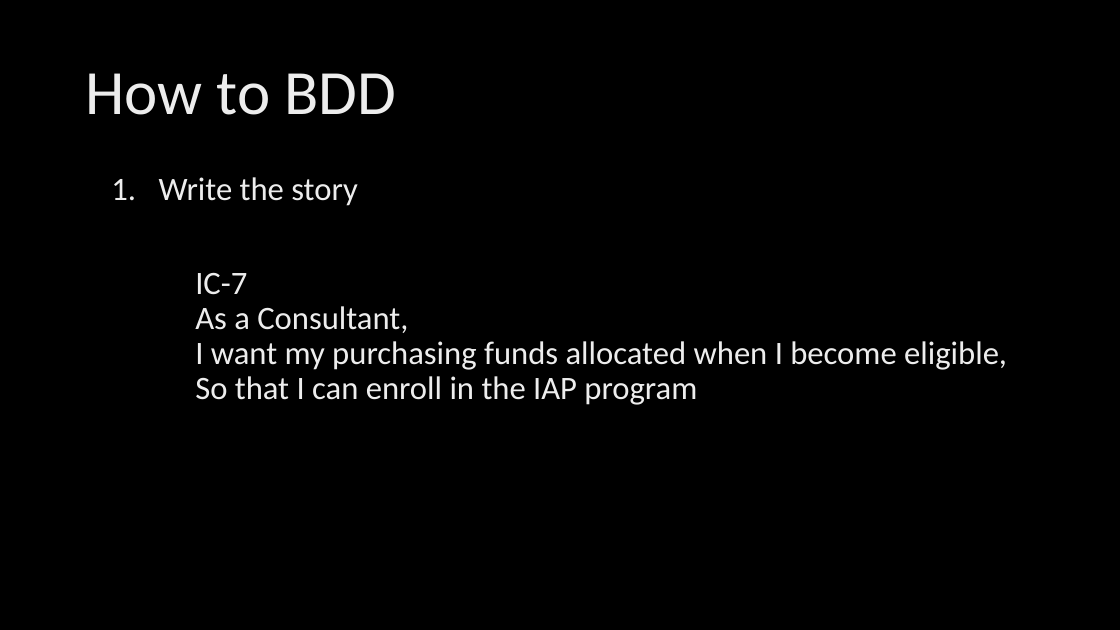
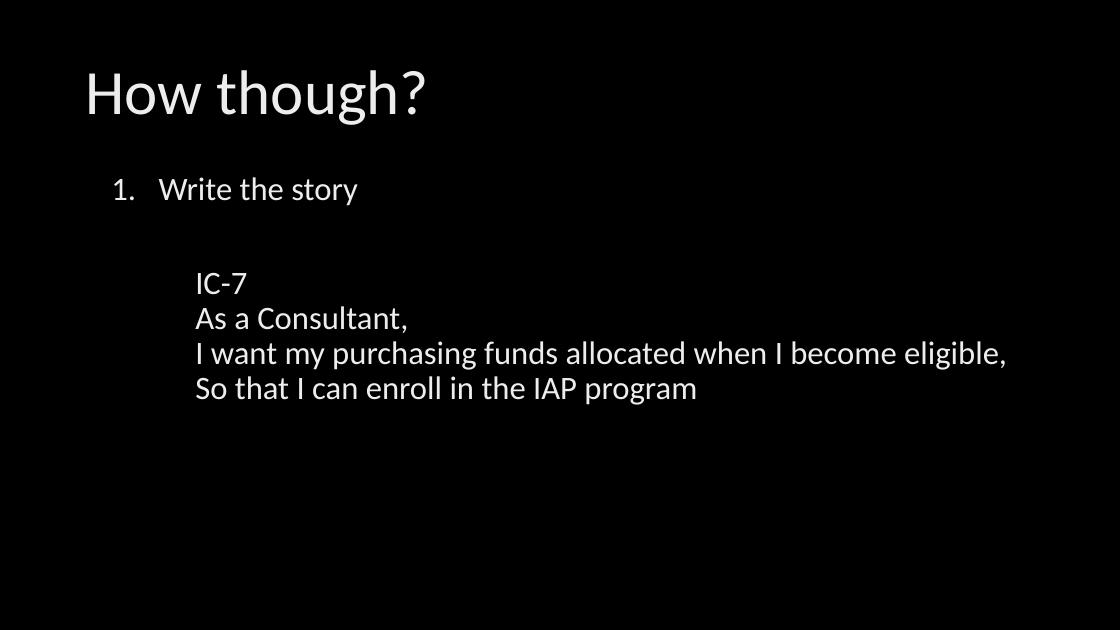
Before and after one commit to ingramam/BDD-lunch-and-learn, a slide deck: slide 6 of BDD.pptx (slide 2 before the commit). Drawn at 1120x630 pixels with LibreOffice and Linux fonts; fonts in the diff are those of the drawing; background and template pictures are left out. Boxes give left, top, right and bottom in pixels: in the first picture for what was removed or moved away, otherwise in the second. Text is boxed around its words. In the diff, an @@ line names an element or a change of style, - is before the commit and + after.

Commit message:
few slides in

```diff
--- a/BDD.pptx
+++ b/BDD.pptx
@@ title at box(85, 70, 429, 125): text changed @@
-How to BDD
+How though?
```
Also in this commit, not shown: 4 slides added.
